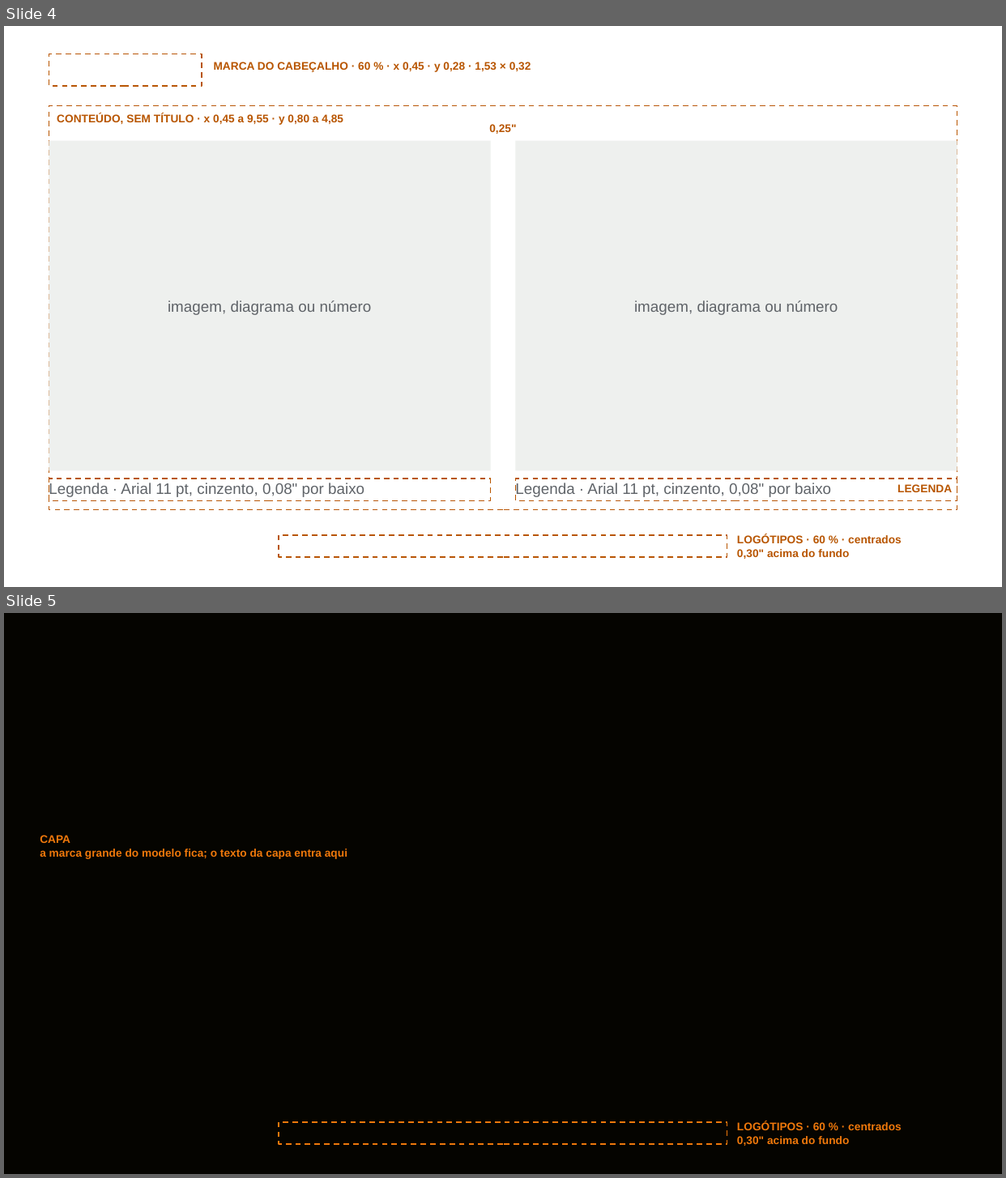
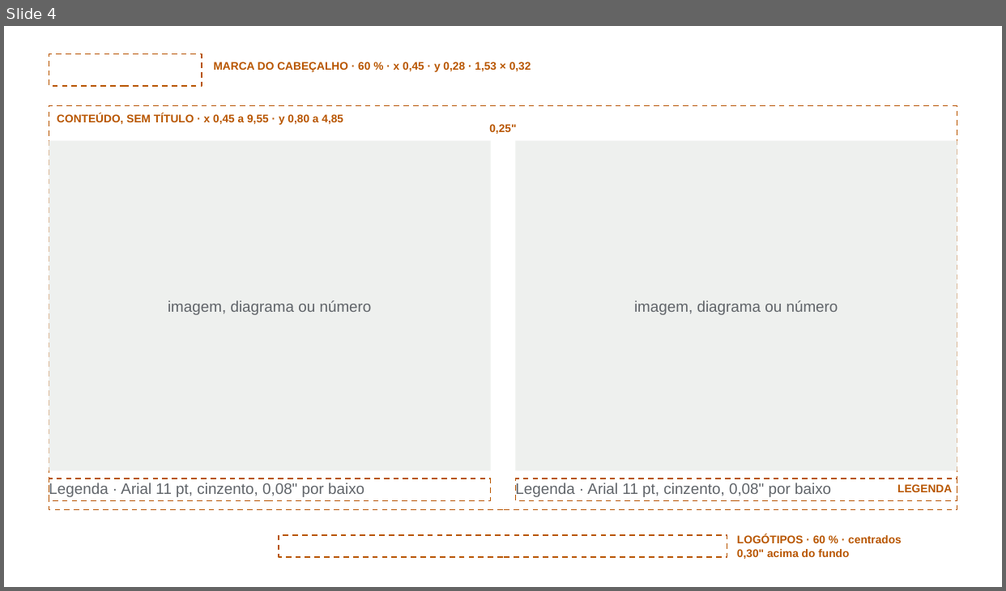
Before and after one commit to F1lipe01/hackathon-techweek, a slide deck: deliverables/deck/ThingTracker - Pitch layout.pptx. Shown one above the other, each under a label of ours: slides 4 and 5 before the commit, slide 4 after it. The pictures are 1006x1178 and 1006x591 pixels, drawn with LibreOffice and Linux fonts; fonts in the diff are those of the drawing; background and template pictures are left out. Boxes give left, top, right and bottom in pixels: in the first picture for what was removed or moved away, otherwise in the second. Text is boxed around its words. In the diff, an @@ line names an element or a change of style, - is before the commit and + after.

```diff
--- a/deliverables/deck/ThingTracker - Pitch layout.pptx
+++ b/deliverables/deck/ThingTracker - Pitch layout.pptx
@@ slide 5 removed at (x1=4, y1=613, x2=1002, y2=1174), background #050400 @@
@@ text removed at (x1=40, y1=835, x2=347, y2=859) @@
-CAPA
-a marca grande do modelo fica; o texto da capa entra aqui
@@ rectangle removed at (x1=279, y1=1122, x2=727, y2=1144) @@
@@ text removed at (x1=737, y1=1122, x2=901, y2=1146) @@
-LOGÓTIPOS · 60 % · centrados
-0,30" acima do fundo
```
Also in this commit, not shown: 8 slides added, 3 other files.
